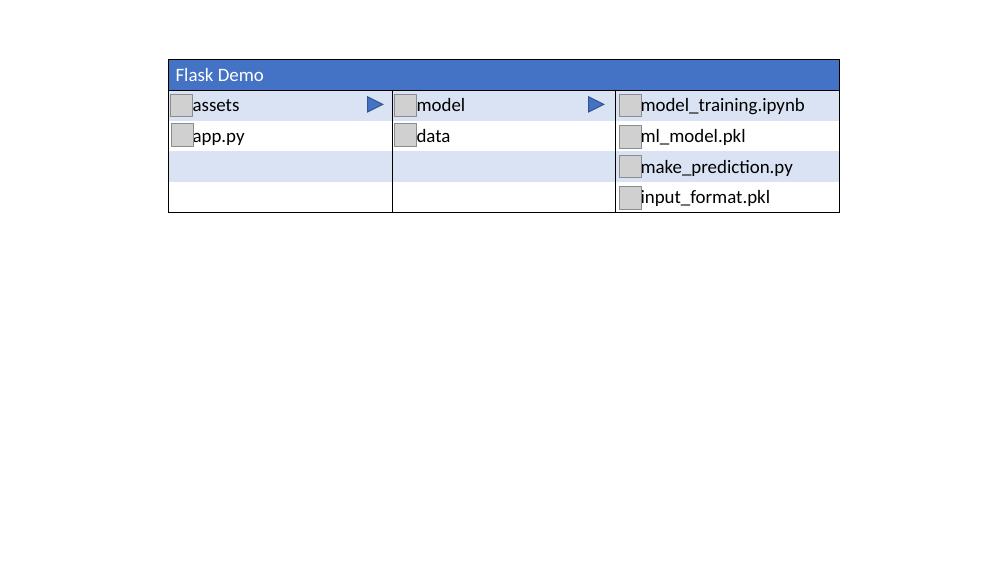
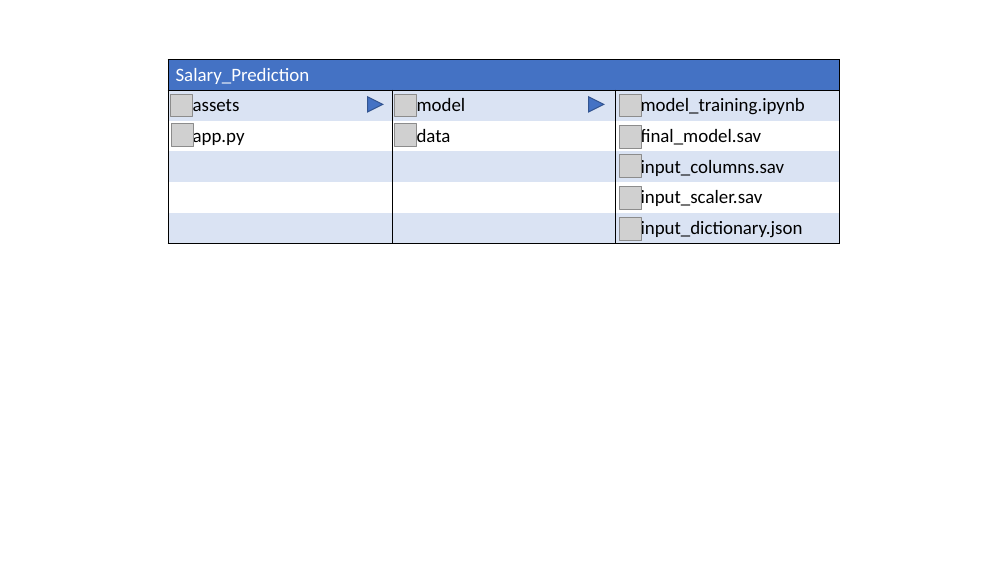
Before and after one commit to kevinclee26/salary_prediction, a slide deck: slide 5 of static/image/medium_post.pptx. Drawn at 1008x567 pixels with LibreOffice and Linux fonts; fonts in the diff are those of the drawing; grey boxes stand for pictures. Boxes give left, top, right and bottom in pixels: in the first picture for what was removed or moved away, otherwise in the second. Text is boxed around its words. In the diff, an @@ line names an element or a change of style, - is before the commit and + after.

```diff
--- a/static/image/medium_post.pptx
+++ b/static/image/medium_post.pptx
@@ table at [168,60,839,244] @@
-row 1, column 1: Flask Demo
+row 1, column 1: Salary_Prediction
-row 3: app.py | data | ml_model.pkl
-row 4:  |  | make_prediction.py
-row 5:  |  | input_format.pkl
+row 3: app.py | data | final_model.sav
+row 4:  |  | input_columns.sav
+row 5:  |  | input_scaler.sav
+row 6:  |  | input_dictionary.json
@@ picture added at [619,218,642,240] @@
```
Also in this commit, not shown: 1 other slide changed, 7 other files.
